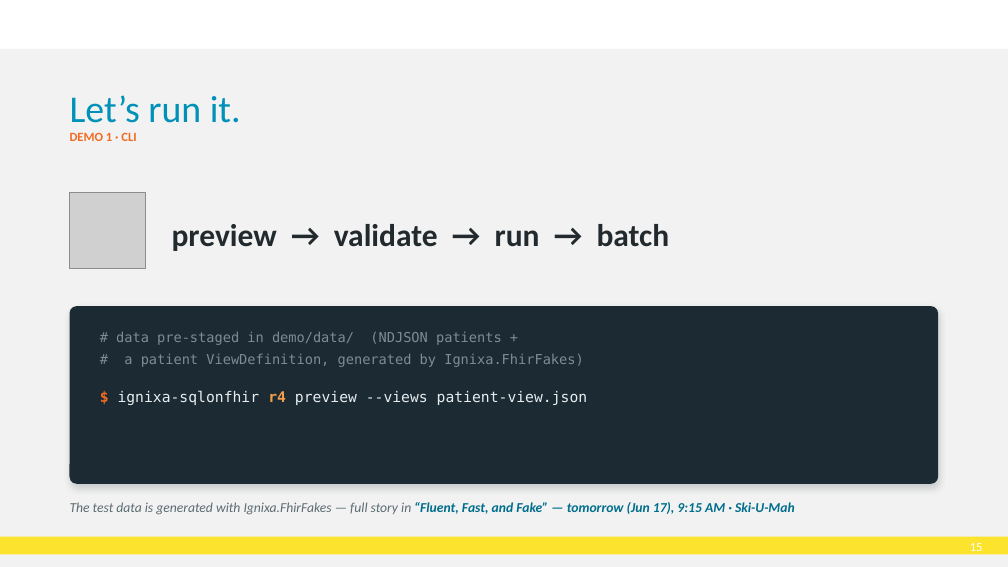
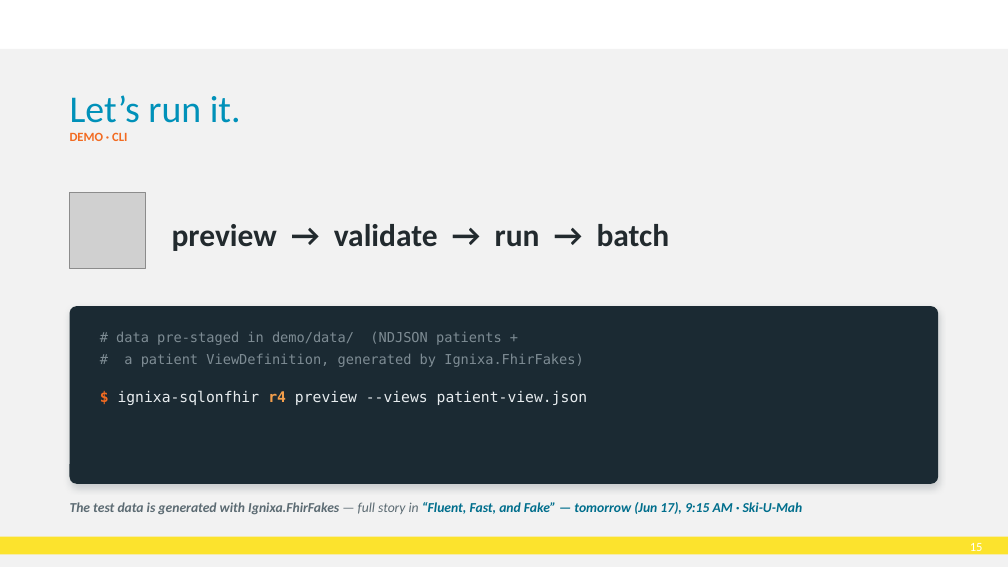
Before and after one commit to brendankowitz/FHIRDevDays2026, a slide deck: slide 15 of talks/talk1-sql-on-fhir/DD26_CT_260616_Brendan-Kowitz_SqlOnFhir.pptx. Drawn at 1008x567 pixels with LibreOffice and Linux fonts; fonts in the diff are those of the drawing; grey boxes stand for pictures; background and template pictures are left out. Boxes give left, top, right and bottom in pixels: in the first picture for what was removed or moved away, otherwise in the second. Text is boxed around its words. In the diff, an @@ line names an element or a change of style, - is before the commit and + after.

```diff
--- a/talks/talk1-sql-on-fhir/DD26_CT_260616_Brendan-Kowitz_SqlOnFhir.pptx
+++ b/talks/talk1-sql-on-fhir/DD26_CT_260616_Brendan-Kowitz_SqlOnFhir.pptx
@@ text at [70,132,127,141]: text changed @@
-DEMO 1 · CLI
+DEMO · CLI
@@ text "The test data is generated ..." at [70,502,803,514]: bold on in "The test data is generated with Ignixa.FhirFakes" @@
```
Also in this commit, not shown: 5 other slides changed, 1 slide added, 2 slides removed.
